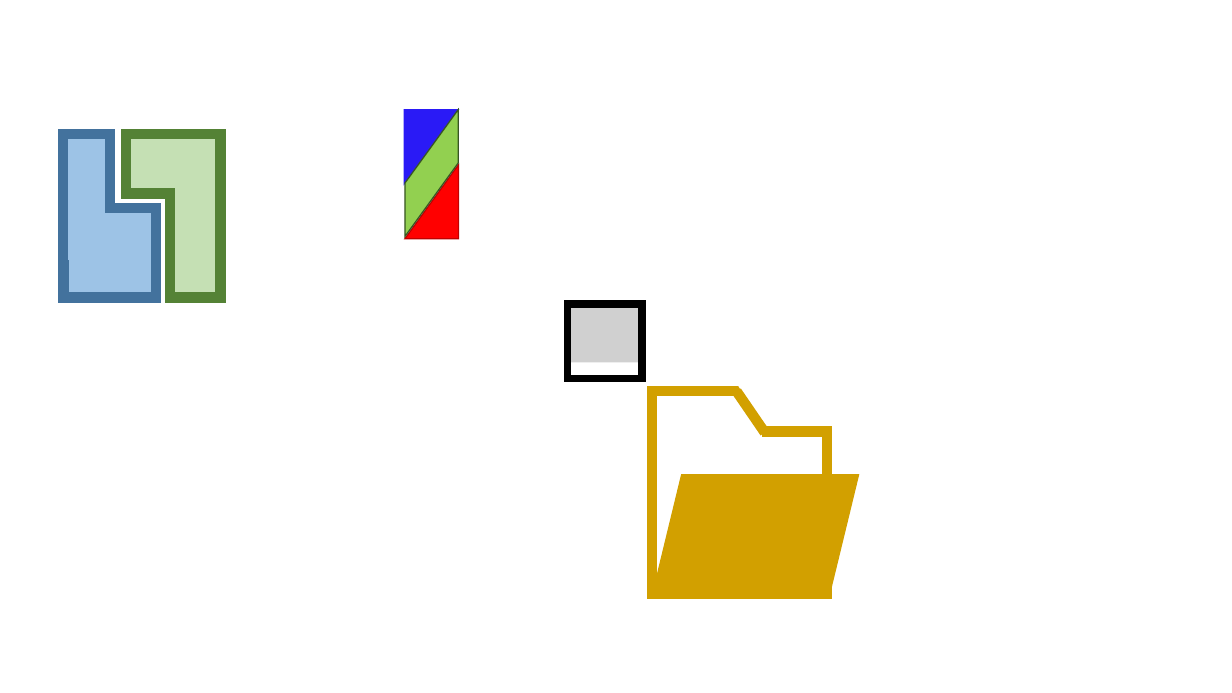
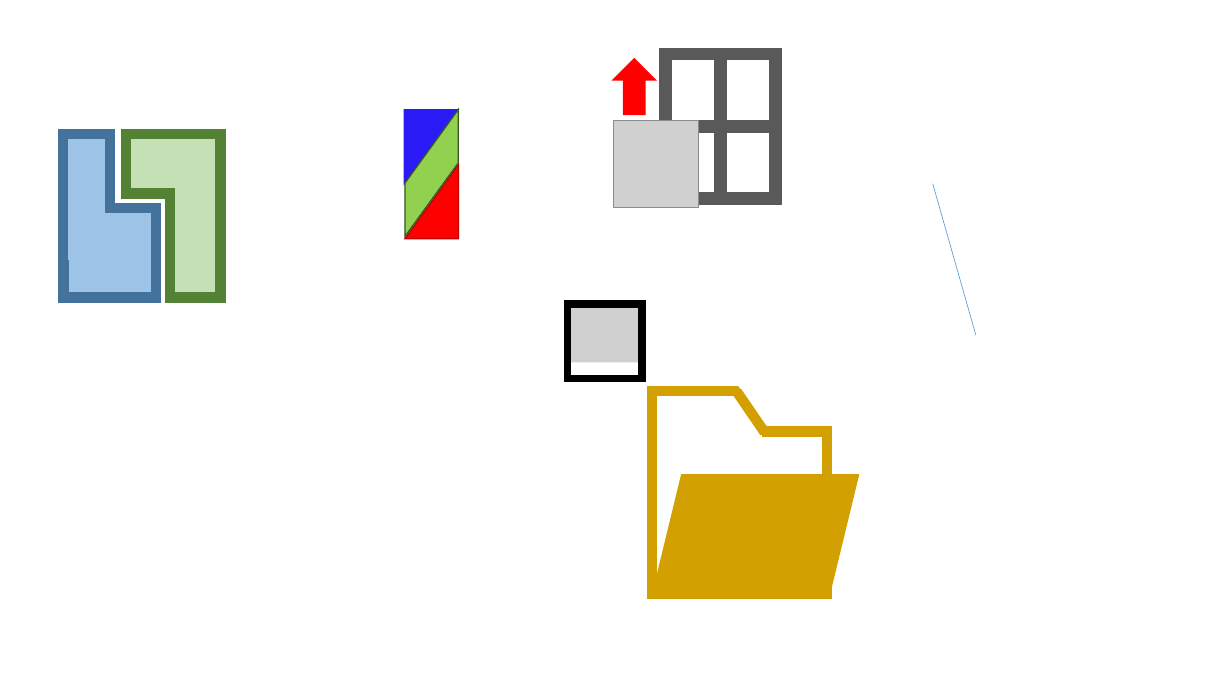
Before and after one commit to luchete80/fluxsol, a slide deck: slide 2 of FluxSol-CAE/Icons/Icons.pptx. Drawn at 1232x693 pixels with LibreOffice and Linux fonts; fonts in the diff are those of the drawing; grey boxes stand for pictures. Boxes give left, top, right and bottom in pixels: in the first picture for what was removed or moved away, otherwise in the second. Text is boxed around its words. In the diff, an @@ line names an element or a change of style, - is before the commit and + after.

```diff
--- a/FluxSol-CAE/Icons/Icons.pptx
+++ b/FluxSol-CAE/Icons/Icons.pptx
@@ up arrow added at (613, 59, 655, 115), fill #FF0000, outline #FF0000 1 pt @@
@@ rectangle added at (665, 55, 775, 200), outline #595959 10 pt @@
@@ line added from (721, 55) to (721, 199), #595959 10 pt @@
@@ picture added at (614, 120, 699, 207) @@
@@ line added from (775, 127) to (665, 127), #595959 10 pt @@
@@ line added from (933, 184) to (976, 335), #5B9BD5 0.5 pt @@
```
Also in this commit, not shown: 13 other files.
